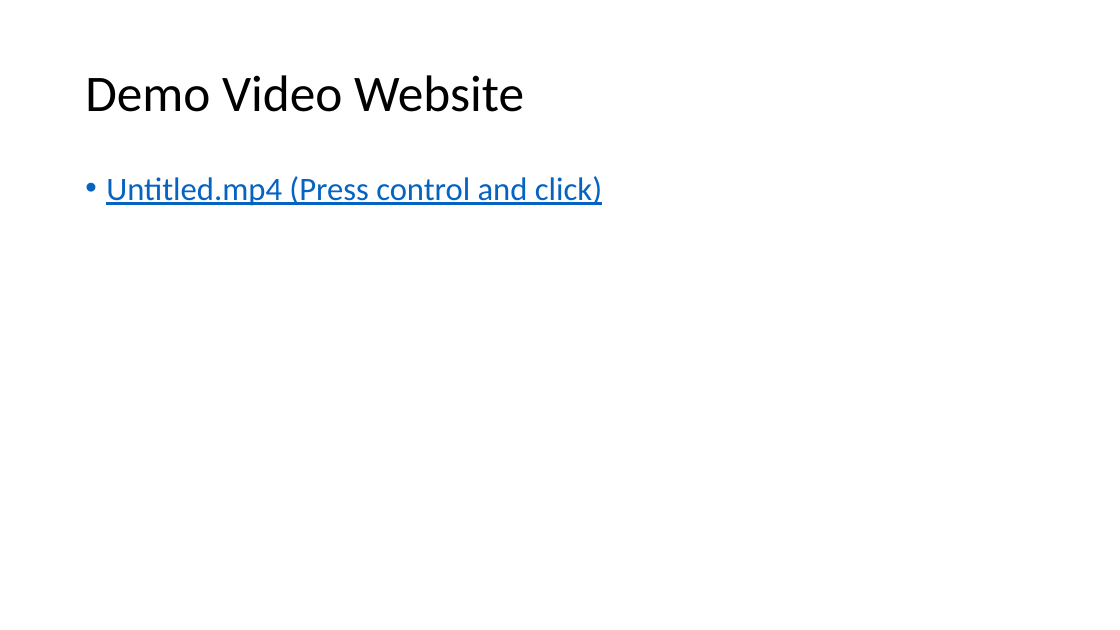
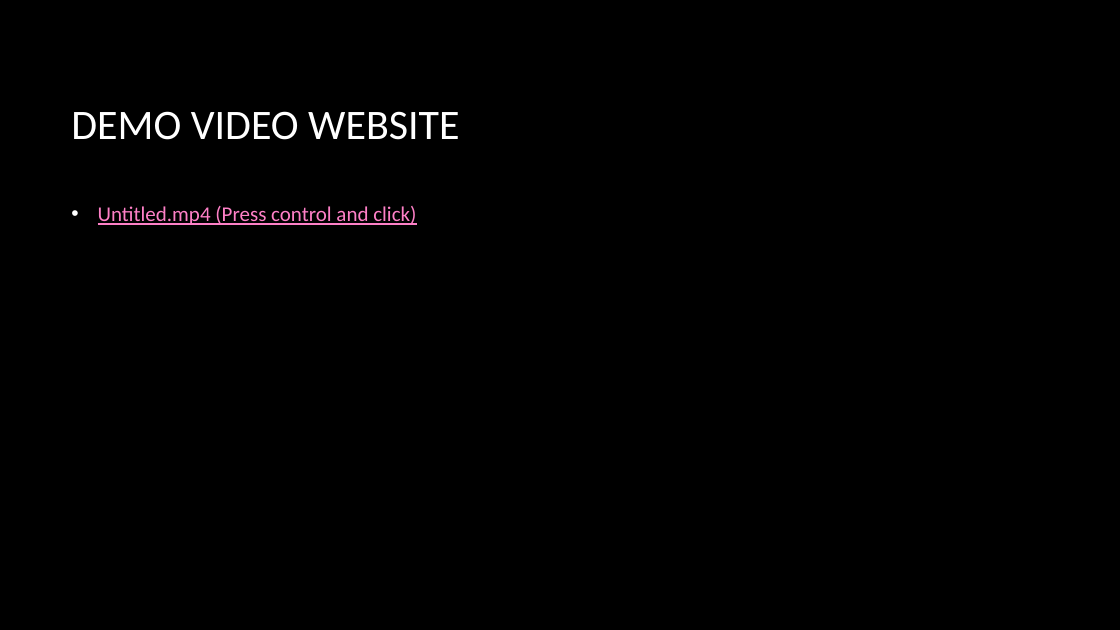
Before and after one commit to Burnetb8/Senior-Capstone, a slide deck: slide 6 of Documentation/Sprint 1 Pres.pptx. Drawn at 1120x630 pixels with LibreOffice and Linux fonts; fonts in the diff are those of the drawing; background and template pictures are left out. Boxes give left, top, right and bottom in pixels: in the first picture for what was removed or moved away, otherwise in the second. Text is boxed around its words. In the diff, an @@ line names an element or a change of style, - is before the commit and + after.

Commit message:
Change theme

```diff
--- a/Documentation/Sprint 1 Pres.pptx
+++ b/Documentation/Sprint 1 Pres.pptx
@@ background #FFFFFF to picture (left out) @@
@@ title at [71,111,459,140]: text changed; size 44 to 36 pt; text colour #000000 to #FFFFFF @@
-Demo Video Website
+DEMO VIDEO WEBSITE
@@ text "Untitled.mp4 (Press control and click)": place and size @@
-text "Untitled.mp4 (Press control and click)" at [106,176,602,206]
+text "Untitled.mp4 (Press control and click)" at [98,206,416,225]
@@ text "Untitled.mp4 (Press control and click)" at [98,206,416,225]: size 28 to 18 pt, text colour #0563C1 to #FE80C7; indent changed; line spacing 0.9 to 1 @@
```
Also in this commit, not shown: 9 other slides changed.
